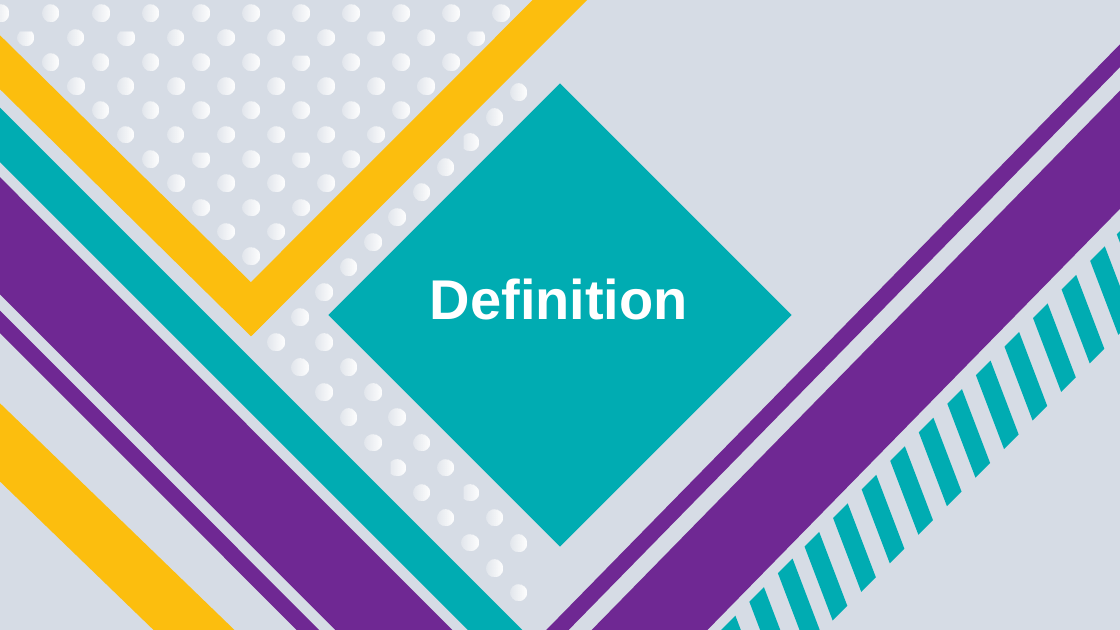
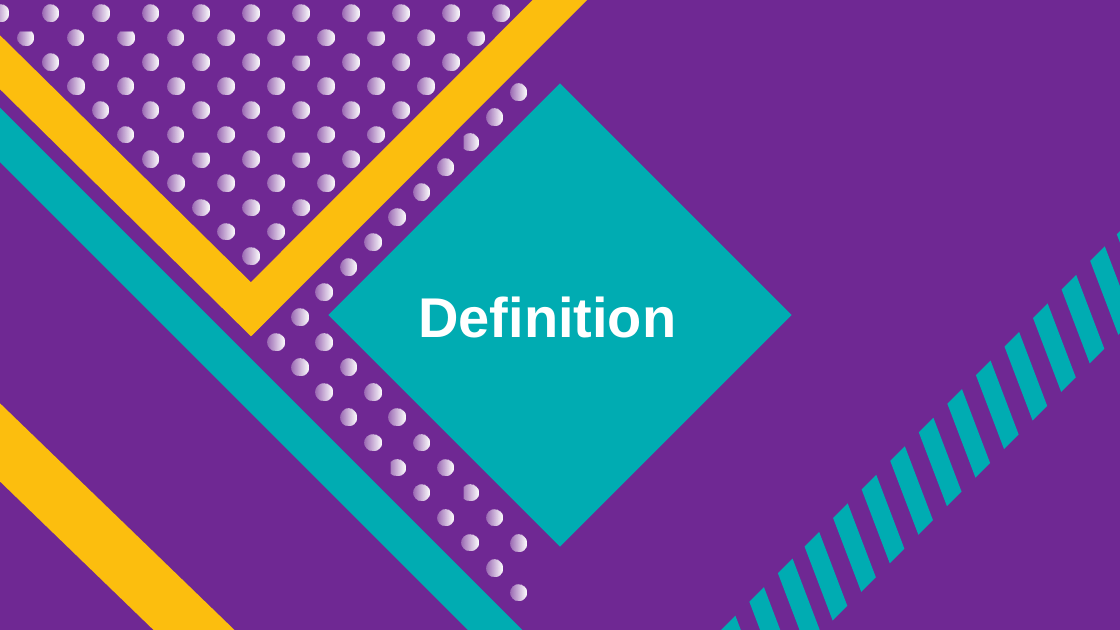
Before and after one commit to Eyssamsh/gui, a slide deck: slide 3 of guiProjekt/downloads/Final Präsentation Mehrsprachigkeit.pptx. Drawn at 1120x630 pixels with LibreOffice and Linux fonts; fonts in the diff are those of the drawing. Boxes give left, top, right and bottom in pixels: in the first picture for what was removed or moved away, otherwise in the second. Text is boxed around its words. In the diff, an @@ line names an element or a change of style, - is before the commit and + after.

```diff
--- a/guiProjekt/downloads/Final Präsentation Mehrsprachigkeit.pptx
+++ b/guiProjekt/downloads/Final Präsentation Mehrsprachigkeit.pptx
@@ background #D6DCE5 to #6F2893 @@
@@ text "Definition": place and size @@
-text "Definition" at box(430, 278, 688, 320)
+text "Definition" at box(418, 296, 676, 338)
```
Also in this commit, not shown: 5 other slides changed, 1 other file.
